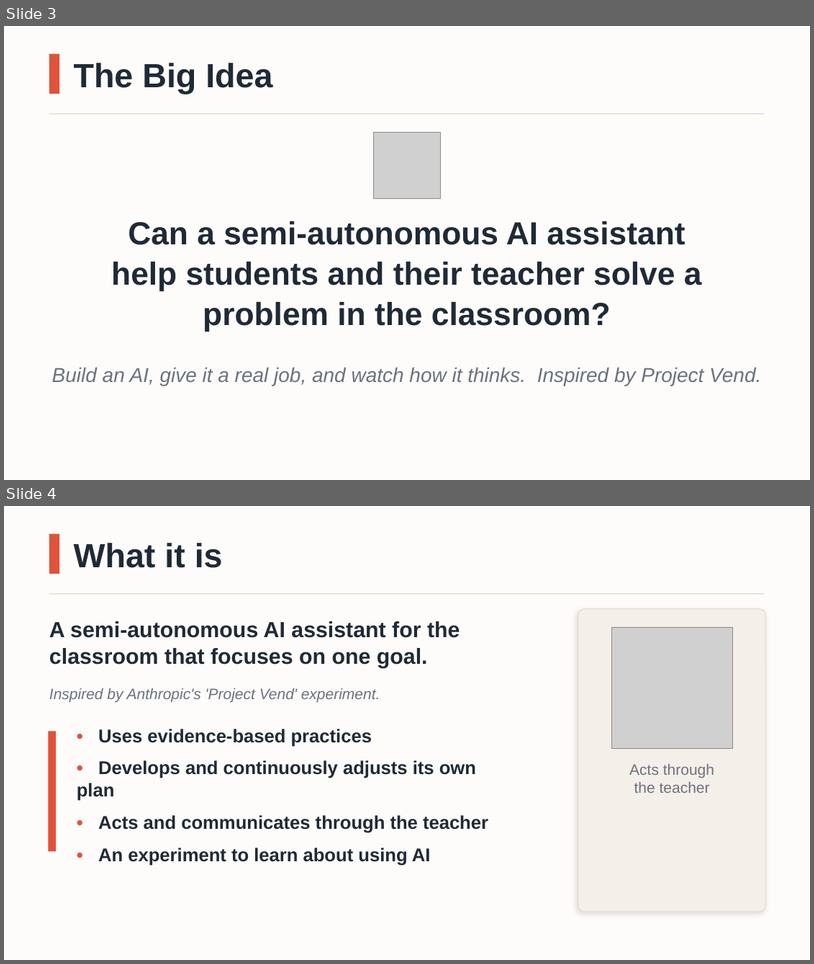
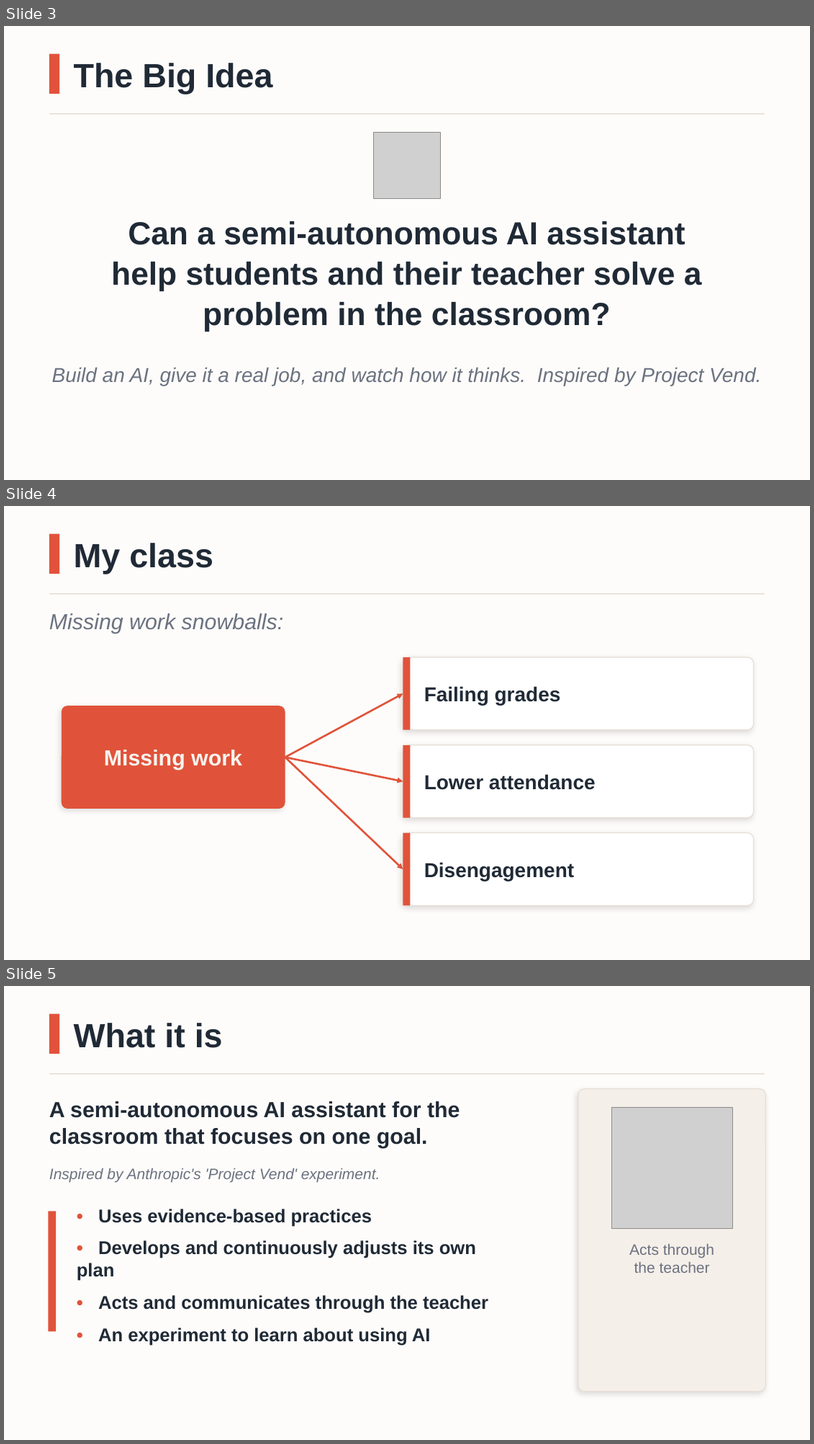
Before and after one commit to mattnupen/My-Classroom-Assistant, a slide deck: docs/MyClassroomAIbot-Overview-Coral.pptx. Shown one above the other, each under a label of ours: slides 3 and 4 before the commit, slides 3, 4 and 5 after it. The pictures are 814x964 and 814x1444 pixels, drawn with LibreOffice and Linux fonts; fonts in the diff are those of the drawing; grey boxes stand for pictures. Boxes give left, top, right and bottom in pixels: in the first picture for what was removed or moved away, otherwise in the second. Text is boxed around its words. In the diff, an @@ line names an element or a change of style, - is before the commit and + after.

```diff
--- a/docs/MyClassroomAIbot-Overview-Coral.pptx
+++ b/docs/MyClassroomAIbot-Overview-Coral.pptx
@@ slide 4 added at (x1=4, y1=506, x2=810, y2=960), background #FDFCFA @@
@@ rectangle added at (x1=49, y1=534, x2=59, y2=574), fill #E0533A @@
@@ text added at (x1=74, y1=543, x2=214, y2=574), 40 pt, text #202A36, bold @@
+My class
@@ line added from (49, 594) to (765, 594), #E7DED4 1.25 pt @@
@@ text added at (x1=49, y1=613, x2=284, y2=633), 26 pt, text #6B7280, italic @@
+Missing work snowballs:
@@ rounded rectangle added at (x1=404, y1=657, x2=754, y2=730), fill #FFFFFF, outline #E7DED4 1 pt @@
@@ rectangle added at (x1=404, y1=657, x2=411, y2=730), fill #E0533A @@
@@ arrow added from (286, 757) to (404, 693), #E0533A 2.25 pt @@
@@ text added at (x1=424, y1=686, x2=561, y2=705), 24 pt, text #202A36, bold @@
+Failing grades
@@ rounded rectangle added at (x1=62, y1=705, x2=286, y2=808), fill #E0533A @@
@@ text added at (x1=104, y1=749, x2=242, y2=770), 26 pt, text #F7F3EE, bold @@
+Missing work
@@ arrow added from (286, 757) to (404, 781), #E0533A 2.25 pt @@
@@ arrow added from (286, 757) to (404, 869), #E0533A 2.25 pt @@
@@ rounded rectangle added at (x1=404, y1=745, x2=754, y2=818), fill #FFFFFF, outline #E7DED4 1 pt @@
@@ rectangle added at (x1=404, y1=745, x2=411, y2=818), fill #E0533A @@
@@ text added at (x1=424, y1=774, x2=596, y2=790), 24 pt, text #202A36, bold @@
+Lower attendance
@@ rounded rectangle added at (x1=404, y1=833, x2=754, y2=906), fill #FFFFFF, outline #E7DED4 1 pt @@
@@ rectangle added at (x1=404, y1=833, x2=411, y2=906), fill #E0533A @@
@@ text added at (x1=424, y1=862, x2=574, y2=880), 24 pt, text #202A36, bold @@
+Disengagement
@@ what was slide 4 is now slide 5 @@
```
Also in this commit, not shown: 4 other slides added, 8 slides removed, 15 other files.
